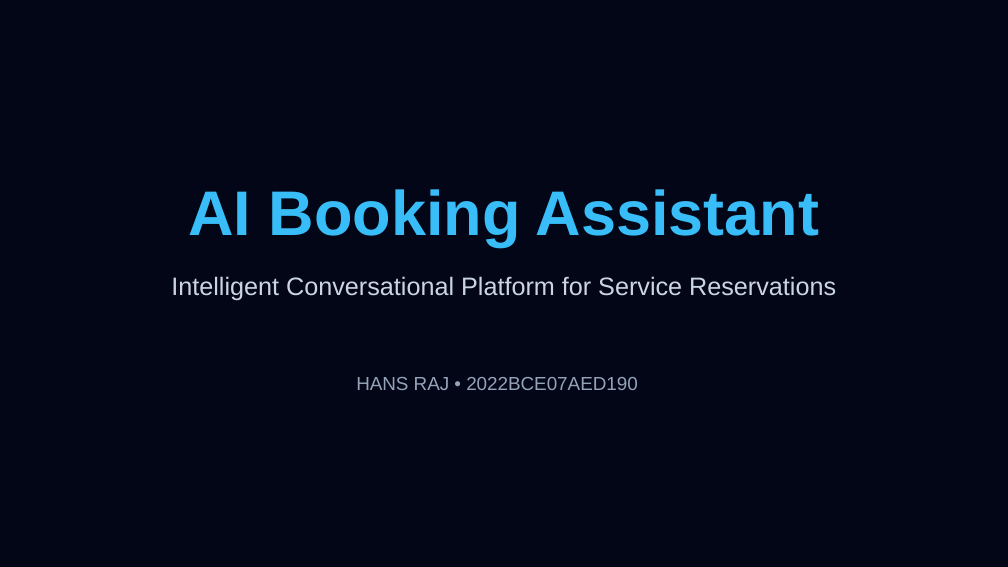
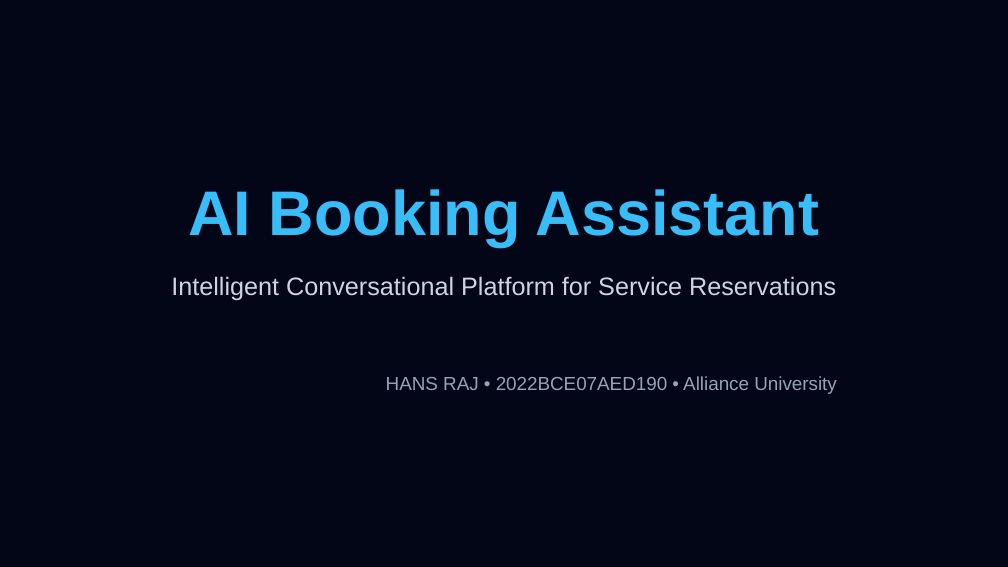
Before and after one commit to HansrajS1/AI-Booking-Assistant, a slide deck: slide 1 of AI Booking Assistant.pptx. Drawn at 1008x567 pixels with LibreOffice and Linux fonts; fonts in the diff are those of the drawing. Boxes give left, top, right and bottom in pixels: in the first picture for what was removed or moved away, otherwise in the second. Text is boxed around its words. In the diff, an @@ line names an element or a change of style, - is before the commit and + after.

```diff
--- a/AI Booking Assistant.pptx
+++ b/AI Booking Assistant.pptx
@@ text at (386, 376, 837, 394): text changed @@
-HANS RAJ • 2022BCE07AED190
+HANS RAJ • 2022BCE07AED190 • Alliance University
```
Also in this commit, not shown: 3 other slides changed, 1 slide added.
